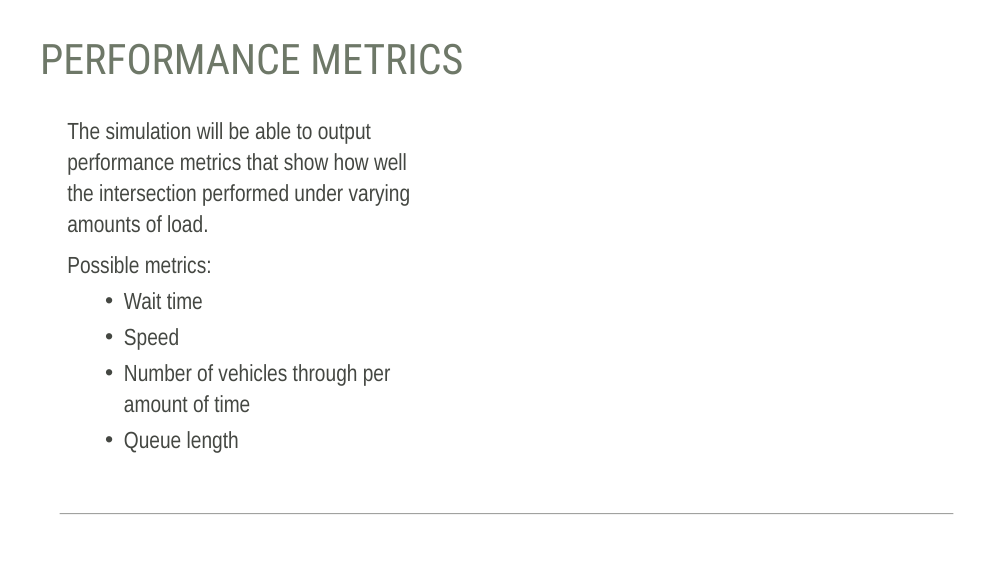
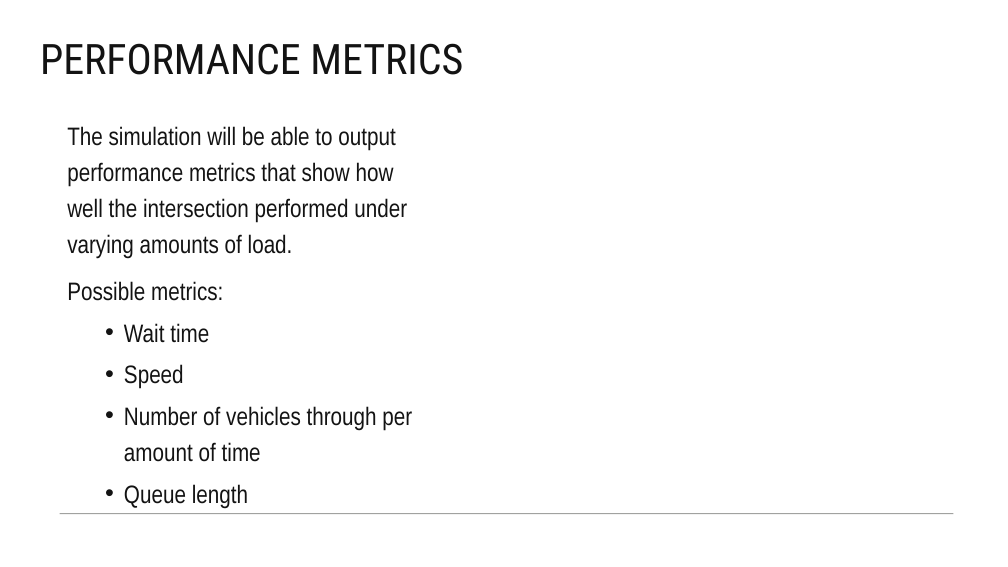
Before and after one commit to Team-Gala-JP/Team-Gala-JP, a slide deck: slide 7 of Traffic Sim.pptx (slide 8 before the commit). Drawn at 1008x567 pixels with LibreOffice and Linux fonts; fonts in the diff are those of the drawing. Boxes give left, top, right and bottom in pixels: in the first picture for what was removed or moved away, otherwise in the second. Text is boxed around its words. In the diff, an @@ line names an element or a change of style, - is before the commit and + after.

```diff
--- a/Traffic Sim.pptx
+++ b/Traffic Sim.pptx
@@ title "PERFORMANCE METRICS" at (40, 43, 463, 75): text colour #6E7868 to #131313 @@
@@ text "The simulation will be able ..." at (67, 126, 412, 462): size 22.2 to 24 pt, text colour #444742 to #131313; line spacing 1.1 to 1.2 @@
```
Also in this commit, not shown: 5 other slides changed, 3 slides added, 1 slide removed.
